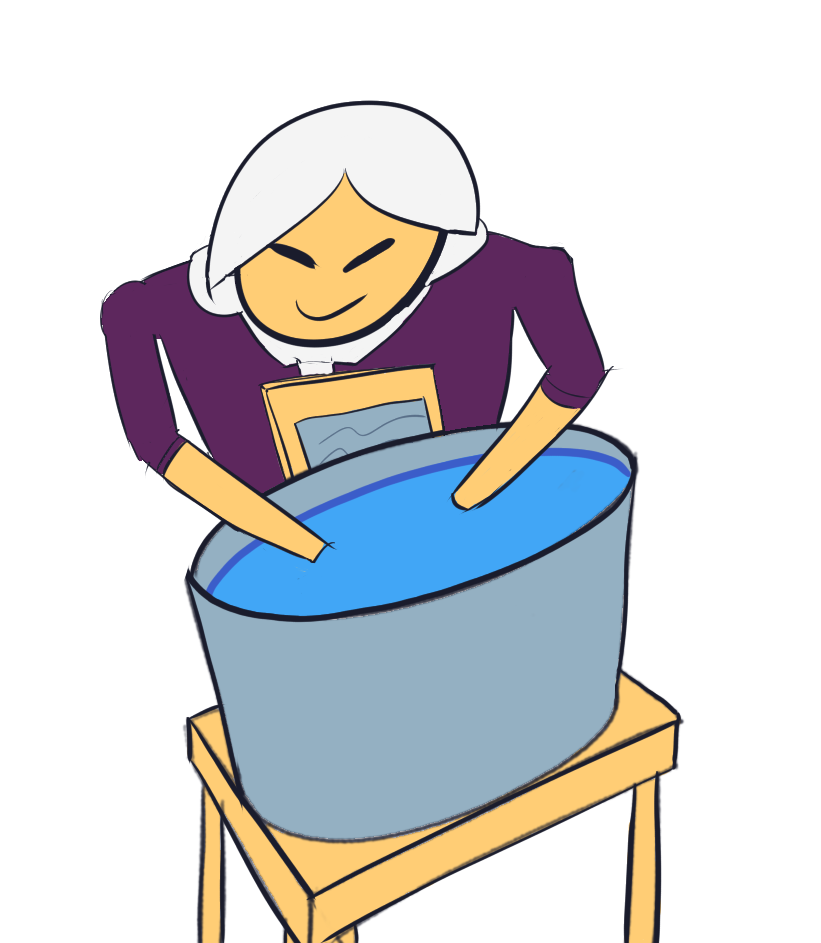
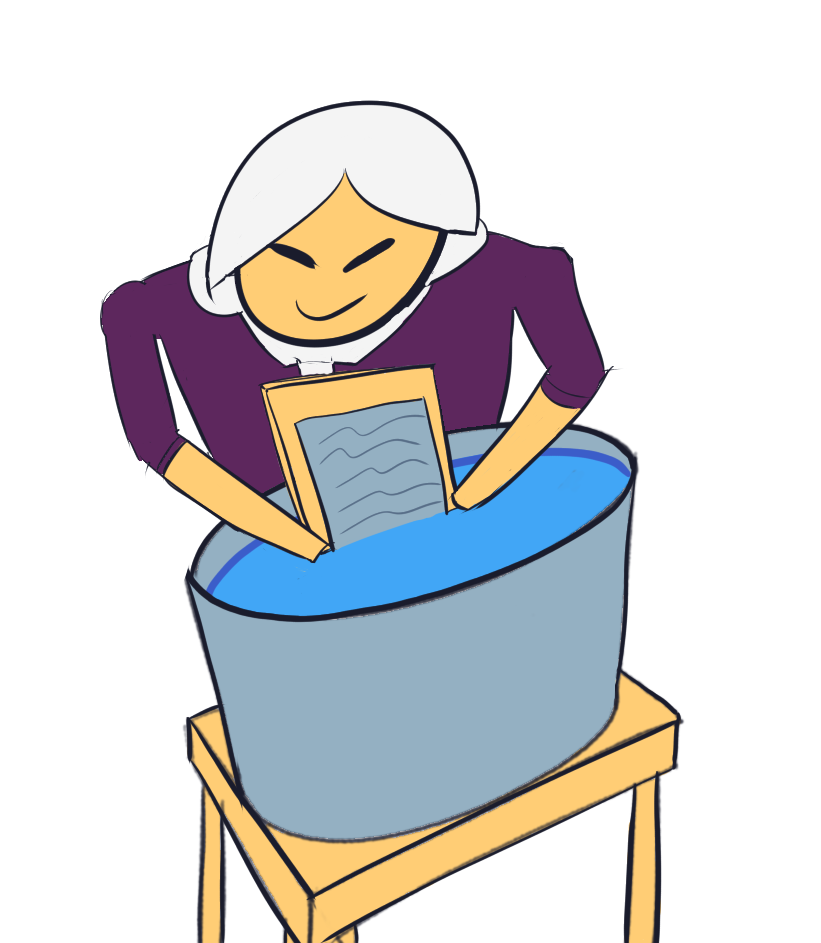
Comparing the layer stacks of the two (821, 943) images. Changes:
removed group "lady" (1st of 2) (10 layers) over [284, 429, 460, 556]
moved "lady" out of group "lady", painted on it over [284, 429, 460, 556]
moved "c" (1st of 3) out of group "lady", painted on it over [284, 429, 460, 556]
moved "grater1" out of group "lady" over [284, 429, 460, 556]
painted on "grater" over [284, 429, 460, 556]
painted on "c" (2nd of 3, in "grater1") over [284, 429, 460, 556]
moved "bowl" (1st of 2) out of group "lady" over [284, 429, 460, 556]
painted on "c" (3rd of 3, in "bowl") over [284, 429, 460, 556]
